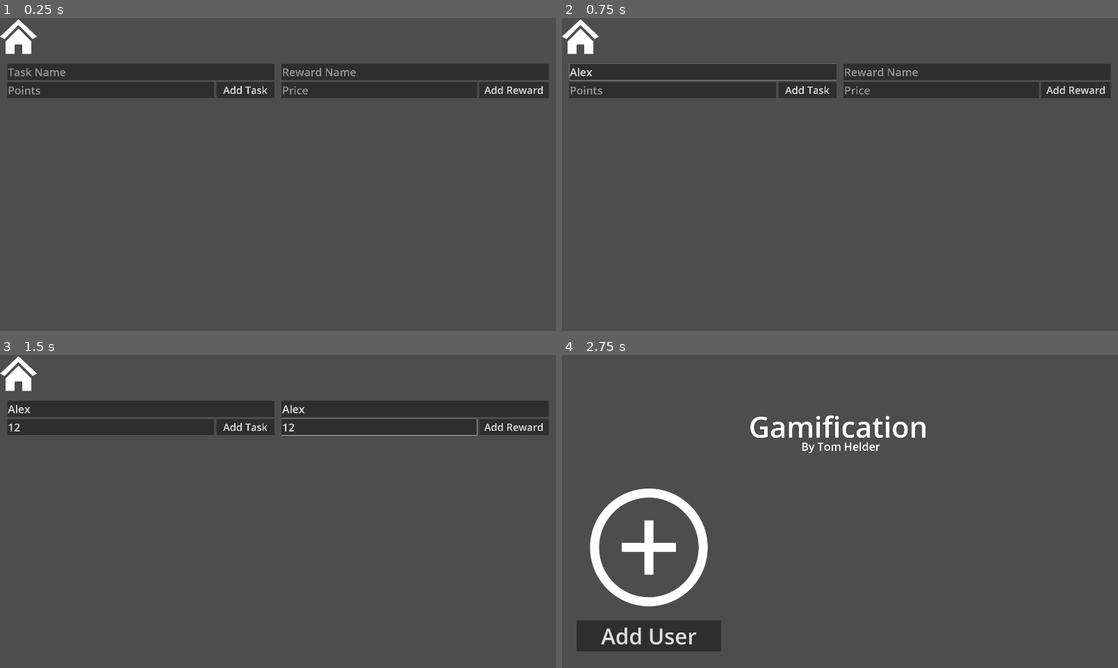
Above: before the commit, frames 1-4 (two rows, left to right).
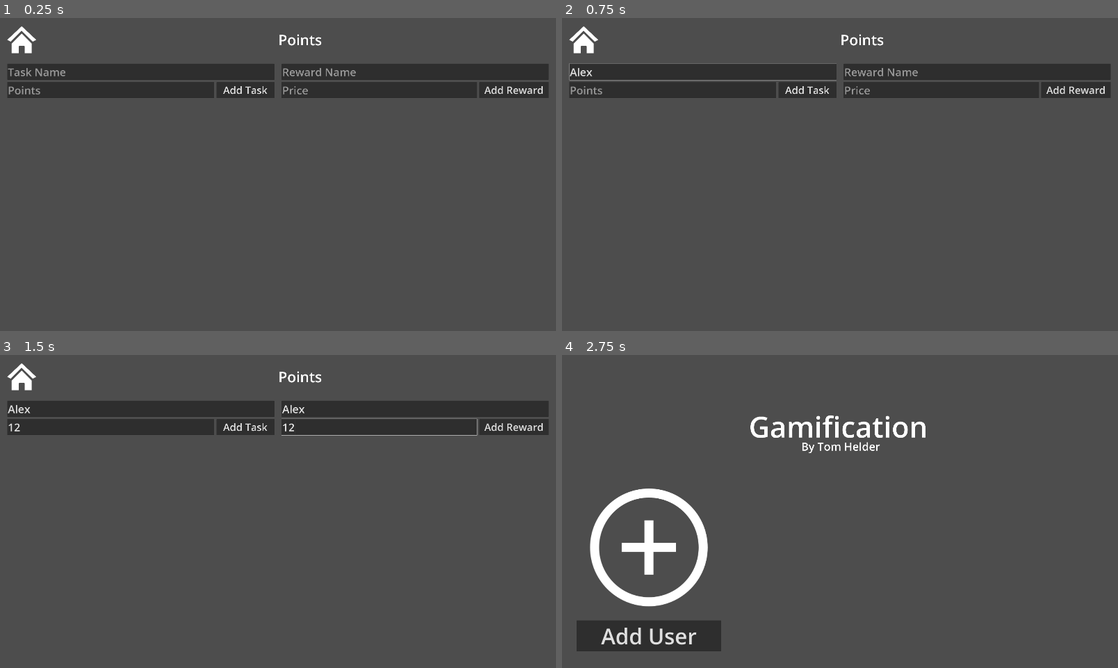
Above: after the commit, the same moments.

Repository: IamTomgamer/Gamification-V3
Game: Godot game, scene res://IndependantUser.tscn
Two runs of this game, one before a commit and one after it. Both use one fixed random seed, a clock stepped at 60 frames per second and the inputs below. This scene is started directly instead of the project's main scene. The engine's default icon, where the game draws it, is replaced by a stand-in: a white triangle on a blue panel in a dark square.
Inputs (mouse positions are in pixels of both pictures, inside the frame that each line leads up to; where the layout moved, square brackets give the same spot in the first picture):
- Up to frame 1 (0.25 s): no input
- Up to frame 2 (0.75 s): click (701, 71) at 0.52 s; type "Alex" at 0.6 s
- Up to frame 3 (1.5 s): click (111, 426) at 0.75 s; type "12" at 0.83 s; click (417, 408) at 0.98 s; type "Alex" at 1.07 s; click (378, 426) at 1.27 s; type "12" at 1.35 s
- Up to frame 4 (2.75 s): click (584, 376) [578, 373] at 2 s

The runs differ from the first frame. In frame 1, 0.4% of the frame differs, in the area x 0-58%, y 0-12%; in frame 2, 0.4%; in frame 3, 0.4%; in frame 4, nothing differs.
Error after the commit: Attempt to call function 'store_string' in base 'null instance' on a null instance. (res://independant_user.gd:58)

Commit message:
0.0.6
points are saved now

Diff:
--- a/App/IndependantUser.tscn
+++ b/App/IndependantUser.tscn
@@ -48,6 +48,12 @@
 theme = ExtResource("2_vh4iu")
 text = "Add Task"
 
+[node name="Tasks" type="ScrollContainer" parent="Tasks_Rewards/Tasks"]
+layout_mode = 2
+
+[node name="Tasks" type="VBoxContainer" parent="Tasks_Rewards/Tasks/Tasks"]
+layout_mode = 2
+
 [node name="Rewards" type="VBoxContainer" parent="Tasks_Rewards"]
 layout_mode = 2
 size_flags_horizontal = 3
@@ -75,13 +81,21 @@
 theme = ExtResource("2_vh4iu")
 text = "Add Reward"
 
+[node name="Rewards" type="ScrollContainer" parent="Tasks_Rewards/Rewards"]
+layout_mode = 2
+
+[node name="Rewards" type="VBoxContainer" parent="Tasks_Rewards/Rewards/Rewards"]
+layout_mode = 2
+
 [node name="HBoxContainer" type="HBoxContainer" parent="."]
 layout_mode = 0
-offset_right = 3840.0
-offset_bottom = 256.0
+offset_left = 50.0
+offset_top = 50.0
+offset_right = 3790.0
+offset_bottom = 250.0
 
 [node name="Home" type="TextureButton" parent="HBoxContainer"]
-custom_minimum_size = Vector2(256, 256)
+custom_minimum_size = Vector2(200, 200)
 layout_mode = 2
 size_flags_horizontal = 2
 action_mode = 0
@@ -92,4 +106,10 @@
 ignore_texture_size = true
 stretch_mode = 5
 
+[node name="PointCount" type="Label" parent="HBoxContainer"]
+layout_mode = 2
+size_flags_horizontal = 2
+theme_override_font_sizes/font_size = 100
+text = "Points"
+
 [connection signal="pressed" from="HBoxContainer/Home" to="." method="_on_home_pressed"]
--- a/App/UserCard.tscn
+++ b/App/UserCard.tscn
@@ -1,18 +1,21 @@
 [gd_scene load_steps=4 format=3 uid="uid://c7xghepq5xk2j"]
 
-[ext_resource type="Texture2D" uid="uid://cnrr2pp6dlcts" path="res://Users/Photos/Tom.jpeg" id="1_rlrma"]
+[ext_resource type="Texture2D" uid="uid://bwwxig0ujligu" path="res://Users/MHNL.jpeg" id="1_la8gt"]
 [ext_resource type="Theme" uid="uid://8skpxi5tp1yj" path="res://Themes/UserCard1.tres" id="2_bn6t7"]
 [ext_resource type="Theme" uid="uid://dgkufcixb7m6d" path="res://Themes/UserCard.tres" id="2_la8gt"]
 
 [node name="VBoxContainer" type="VBoxContainer"]
+clip_contents = true
 offset_right = 893.0
 offset_bottom = 1042.0
 
 [node name="ProfileImage" type="TextureRect" parent="."]
+clip_contents = true
 custom_minimum_size = Vector2(1000, 1000)
 layout_mode = 2
-texture = ExtResource("1_rlrma")
-expand_mode = 5
+texture = ExtResource("1_la8gt")
+expand_mode = 1
+stretch_mode = 5
 
 [node name="ImageButton" type="Button" parent="ProfileImage"]
 layout_mode = 0
--- a/App/UserCreation.tscn
+++ b/App/UserCreation.tscn
@@ -74,7 +74,6 @@
 mouse_filter = 0
 mouse_default_cursor_shape = 7
 texture = ExtResource("2_oba1q")
-stretch_mode = 5
 script = ExtResource("4_jw23x")
 
 [node name="Save User" type="Button" parent="TabContainer/Individual/RightSide"]
--- /dev/null
+++ b/App/UserState.gd
@@ -0,0 +1,3 @@
+extends Node
+
+var current_user: String = ""
--- a/App/independant_user.gd
+++ b/App/independant_user.gd
@@ -1,5 +1,76 @@
 extends Control
+@onready var folder_name = UserState.current_user
+@onready var info_path = "user://users/" + folder_name + "/info.json"
+
+func _on_home_pressed():
+	get_tree().change_scene_to_file("res://User Select.tscn")
+
+func add_user_points(pointcount: int):
 
 
-func _on_home_pressed() -> void:
-	get_tree().change_scene_to_file("res://User Select.tscn")
+	if FileAccess.file_exists(info_path):
+		var file = FileAccess.open(info_path, FileAccess.READ)
+		var info = JSON.parse_string(file.get_as_text())
+		file.close()
+
+		if typeof(info) == TYPE_DICTIONARY:
+			var current = int(info.get("points", 0))
+			info["points"] = current + pointcount
+			var save_file = FileAccess.open(info_path, FileAccess.WRITE)
+			save_file.store_string(JSON.stringify(info, "\t"))
+			save_file.close()
+			print("Added", pointcount, "points to", folder_name)
+
+func take_user_points(pointcount: int):
+
+
+	if FileAccess.file_exists(info_path):
+		var file = FileAccess.open(info_path, FileAccess.READ)
+		var info = JSON.parse_string(file.get_as_text())
+		file.close()
+
+		if typeof(info) == TYPE_DICTIONARY:
+			var current = int(info.get("points", 0))
+			info["points"] = max(current - pointcount, 0)
+			var save_file = FileAccess.open(info_path, FileAccess.WRITE)
+			save_file.store_string(JSON.stringify(info, "\t"))
+			save_file.close()
+			print("Took", pointcount, "points from", folder_name)
+
+func refresh_points():
+	if FileAccess.file_exists(info_path):
+		var file = FileAccess.open(info_path, FileAccess.READ)
+		var info = JSON.parse_string(file.get_as_text())
+		file.close()
+
+		if typeof(info) == TYPE_DICTIONARY:
+			var points = int(info.get("points", 0))
+
+			$HBoxContainer/PointCount.text = "points: " + str(points)
+	else:
+		var default_info = {
+			"name": UserState.current_user,
+			"age": 0,
+			"points": 0,
+			"role": "Independent"
+		}
+		var file = FileAccess.open("user://users/" + UserState.current_user + "/info.json", FileAccess.WRITE)
+		file.store_string(JSON.stringify(default_info, "\t"))
+		file.close()
+		print("Created missing info.json for", UserState.current_user)
+
+func populate_tasks():
+	pass
+
+func populate_rewards():
+	pass
+
+func refresh_tasks():
+	pass
+
+func refresh_rewards():
+	pass
+
+func _ready():
+	UserState.current_user = folder_name
+	refresh_points()
--- a/App/project.godot
+++ b/App/project.godot
@@ -15,6 +15,10 @@
 config/features=PackedStringArray("4.5", "GL Compatibility")
 config/icon="res://icon.svg"
 
+[autoload]
+
+UserState="*res://UserState.gd"
+
 [display]
 
 window/size/viewport_width=3840
--- a/App/user_creation.gd
+++ b/App/user_creation.gd
@@ -81,12 +81,33 @@
 	_move_pfp_to_user_folder(user_path)
 	get_tree().change_scene_to_file("res://User Select.tscn")
 
+
+
+func update_user_points(folder_name: String, new_points: int):
+	var info_path = "user://users/" + folder_name + "/info.json"
+	if FileAccess.file_exists(info_path):
+		var file = FileAccess.open(info_path, FileAccess.READ)
+		var info = JSON.parse_string(file.get_as_text())
+		file.close()
+
+		if typeof(info) == TYPE_DICTIONARY:
+			info["points"] = new_points
+			var save_file = FileAccess.open(info_path, FileAccess.WRITE)
+			save_file.store_string(JSON.stringify(info, "\t"))
+			save_file.close()
+			print("Updated points for", folder_name, "to", new_points)
+		else:
+			print("Invalid info.json format")
+	else:
+		print("info.json not found for", folder_name)
+
 # Create user data files
 func _create_user_files(user_name: String, age: String, user_path: String):
 	var info = {
 		"name": user_name,
 		"age": age,
-		"role": "Independant"
+		"role": "Independant",
+		"points": 0
 	}
 	var info_file = FileAccess.open(user_path + "/info.json", FileAccess.WRITE)
 	if info_file:
--- a/App/user_select.gd
+++ b/App/user_select.gd
@@ -60,10 +60,10 @@
 			file.close()
 
 			if typeof(info) == TYPE_DICTIONARY:
-				var name = info.get("name", "Unknown")
+				var username = info.get("name", "Unknown")
 				var age = info.get("age", "Unknown")
 				var role = info.get("role", "Unknown")
-				print("Selected user:", name, " Age:", age, " Role:", role)
+				print("Selected user:", username, " Age:", age, " Role:", role)
 				if role == "Independant":
 					get_tree().change_scene_to_file("res://IndependantUser.tscn")
 				elif role == "Child":
@@ -78,6 +78,8 @@
 			print("Failed to open", info_path)
 	else:
 		print("info.json not found for user:", folder_name)
+	UserState.current_user = folder_name
+	print(UserState.current_user, " is selected")
 
 
 
Not shown, added: App/UserState.gd.uid
Binary file added: App/Users/MHNL.jpeg
Not shown, added: App/Users/MHNL.jpeg.import
Not shown, changed: App/Textures/.DS_Store
